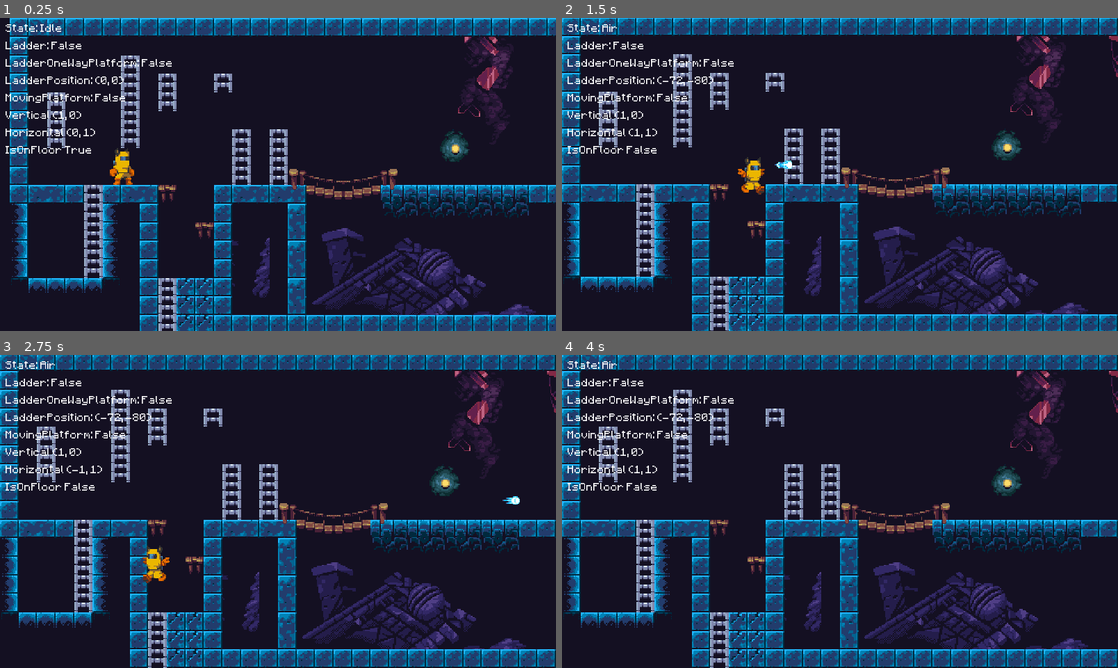
Above: before the commit, frames 1-4 (two rows, left to right).
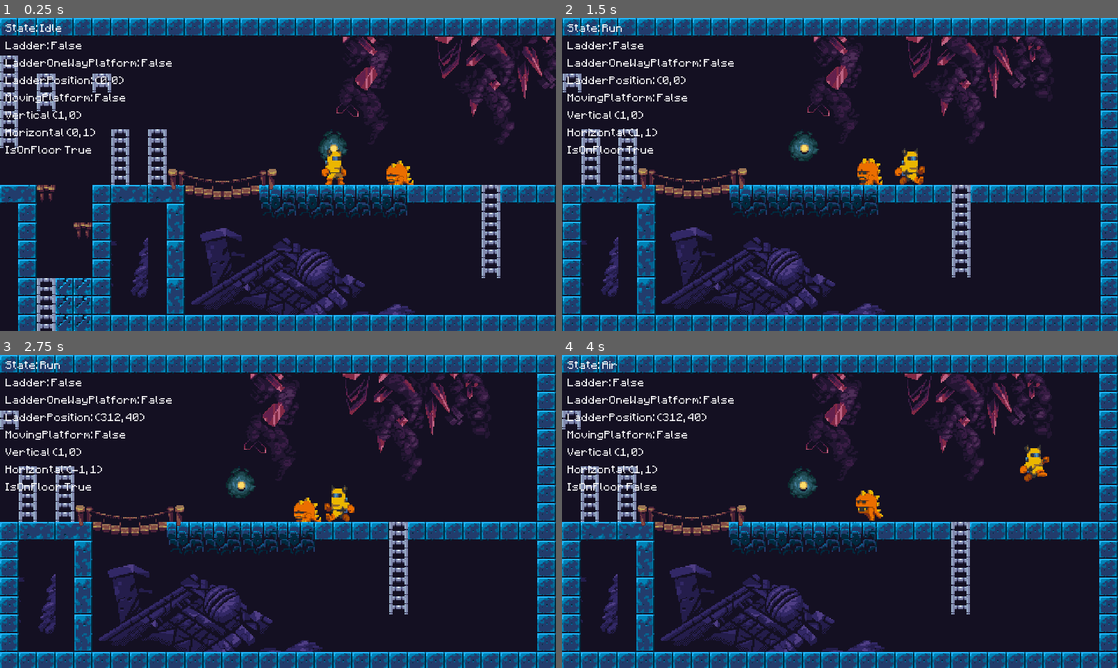
Above: after the commit, the same moments.

Repository: Levrault/philemon-adventure
Game: Godot game, scene res://src/MainDebug.tscn
The game is run twice, just before and just after one commit, with the same random seed, the same clock (stepped at 60 frames per second) and the same inputs.
Inputs (mouse positions are in pixels of both pictures, inside the frame that each line leads up to):
- Up to frame 1 (0.25 s): no input
- Up to frame 2 (1.5 s): tap Enter at 0.5 s; move the mouse to (962, 158) at 0.52 s; hold C (duck, bound only before the commit) 0.53-1.28 s; hold D (move_right) from 0.53 s (still down); click (962, 158) at 0.67 s; tap Space (jump) at 0.77 s; tap Shift (shoot) at 0.8, 1.35 s; move the mouse to (728, 190) at 1.27 s
- Up to frame 3 (2.75 s): tap Space (jump) at 1.52 s; tap Ctrl (slide, bound only before the commit) at 1.55 s; move the mouse to (333, 442) at 2.02 s; release D (move_right) at 2.03 s; hold A (move_left) from 2.03 s (still down); hold Ctrl (slide, bound only before the commit) from 2.03 s (still down); tap C (duck, bound only before the commit) at 2.3 s
- Up to frame 4 (4 s): move the mouse to (812, 574) at 2.77 s; release A (move_left) at 2.78 s; release Ctrl (slide, bound only before the commit) at 2.78 s; hold D (move_right) from 2.78 s (still down); tap C (duck, bound only before the commit) at 2.85 s; click (812, 574) at 2.92 s; tap Space (jump) at 3.02, 3.77 s; tap Shift (shoot) at 3.05 s; move the mouse to (1006, 558) at 3.52 s; hold Shift (shoot) from 3.53 s (still down); tap Ctrl (slide, bound only before the commit) at 3.8 s

The runs differ from the first frame. In frame 1, 36% of the frame differs, in the area x 0-100%, y 0-100%; in frame 2, 36%; in frame 3, 38%; in frame 4, 38%.

Commit message:
feat(enemies): add lizard

Diff:
--- a/project.godot
+++ b/project.godot
@@ -327,16 +327,6 @@
 "events": [ Object(InputEventKey,"resource_local_to_scene":false,"resource_name":"","device":0,"alt":false,"shift":false,"control":false,"meta":false,"command":false,"pressed":false,"scancode":0,"physical_scancode":16777237,"unicode":0,"echo":false,"script":null)
  ]
 }
-duck={
-"deadzone": 0.5,
-"events": [ Object(InputEventKey,"resource_local_to_scene":false,"resource_name":"","device":0,"alt":false,"shift":false,"control":false,"meta":false,"command":false,"pressed":false,"scancode":0,"physical_scancode":67,"unicode":0,"echo":false,"script":null)
- ]
-}
-slide={
-"deadzone": 0.5,
-"events": [ Object(InputEventKey,"resource_local_to_scene":false,"resource_name":"","device":0,"alt":false,"shift":false,"control":false,"meta":false,"command":false,"pressed":false,"scancode":0,"physical_scancode":16777238,"unicode":0,"echo":false,"script":null)
- ]
-}
 debug_spawn={
 "deadzone": 0.5,
 "events": [ Object(InputEventKey,"resource_local_to_scene":false,"resource_name":"","device":0,"alt":true,"shift":false,"control":false,"meta":false,"command":false,"pressed":false,"scancode":0,"physical_scancode":82,"unicode":0,"echo":false,"script":null)
--- /dev/null
+++ b/src/Enemies/Enemy.gd
@@ -0,0 +1 @@
+extends Actor
--- /dev/null
+++ b/src/Enemies/Enemy.tscn
@@ -0,0 +1,31 @@
+[gd_scene load_steps=6 format=2]
+
+[ext_resource path="res://src/Enemies/Enemy.gd" type="Script" id=1]
+[ext_resource path="res://src/Commons/Combat/Hitbox.gd" type="Script" id=2]
+[ext_resource path="res://src/Commons/Actor/Stats.tscn" type="PackedScene" id=3]
+
+[sub_resource type="RectangleShape2D" id=1]
+extents = Vector2( 9.5, 9.5 )
+
+[sub_resource type="RectangleShape2D" id=2]
+extents = Vector2( 10.5, 10 )
+
+[node name="Enemy" type="KinematicBody2D"]
+script = ExtResource( 1 )
+
+[node name="CollisionShape2D" type="CollisionShape2D" parent="."]
+position = Vector2( -0.5, -9.5 )
+shape = SubResource( 1 )
+
+[node name="Stats" parent="." instance=ExtResource( 3 )]
+max_health = 2.0
+
+[node name="Hitbox" type="Area2D" parent="."]
+position = Vector2( 1, -14.5 )
+collision_layer = 0
+collision_mask = 20
+script = ExtResource( 2 )
+
+[node name="CollisionShape2D" type="CollisionShape2D" parent="Hitbox"]
+position = Vector2( -1.5, 4.5 )
+shape = SubResource( 2 )
--- /dev/null
+++ b/src/Enemies/Lizard/Lizard.tscn
@@ -0,0 +1,9 @@
+[gd_scene load_steps=3 format=2]
+
+[ext_resource path="res://src/Enemies/Lizard/LizardSkin.tscn" type="PackedScene" id=1]
+[ext_resource path="res://src/Enemies/Enemy.tscn" type="PackedScene" id=2]
+
+[node name="Lizard" instance=ExtResource( 2 )]
+
+[node name="Skin" parent="." index="1" instance=ExtResource( 1 )]
+position = Vector2( 0, -16 )
--- /dev/null
+++ b/src/Enemies/Lizard/LizardSkin.tscn
@@ -0,0 +1,63 @@
+[gd_scene load_steps=6 format=2]
+
+[ext_resource path="res://src/Commons/Actor/ActorSkin.tscn" type="PackedScene" id=1]
+[ext_resource path="res://assets/characters/enemies/lizard.png" type="Texture" id=2]
+
+[sub_resource type="Animation" id=1]
+length = 0.001
+tracks/0/type = "value"
+tracks/0/path = NodePath("Sprite:frame")
+tracks/0/interp = 1
+tracks/0/loop_wrap = true
+tracks/0/imported = false
+tracks/0/enabled = true
+tracks/0/keys = {
+"times": PoolRealArray( 0 ),
+"transitions": PoolRealArray( 1 ),
+"update": 0,
+"values": [ 0 ]
+}
+
+[sub_resource type="Animation" id=3]
+resource_name = "attack"
+tracks/0/type = "value"
+tracks/0/path = NodePath("Sprite:frame")
+tracks/0/interp = 1
+tracks/0/loop_wrap = true
+tracks/0/imported = false
+tracks/0/enabled = true
+tracks/0/keys = {
+"times": PoolRealArray( 0, 0.2, 0.4, 0.6, 0.8 ),
+"transitions": PoolRealArray( 1, 1, 1, 1, 1 ),
+"update": 1,
+"values": [ 3, 4, 3, 4, 6 ]
+}
+
+[sub_resource type="Animation" id=2]
+resource_name = "idle"
+length = 1.4
+loop = true
+tracks/0/type = "value"
+tracks/0/path = NodePath("Sprite:frame")
+tracks/0/interp = 1
+tracks/0/loop_wrap = true
+tracks/0/imported = false
+tracks/0/enabled = true
+tracks/0/keys = {
+"times": PoolRealArray( 0, 0.2, 0.4, 0.6, 0.8, 1, 1.2 ),
+"transitions": PoolRealArray( 1, 1, 1, 1, 2, 0.5, 1 ),
+"update": 1,
+"values": [ 0, 1, 0, 1, 0, 2, 1 ]
+}
+
+[node name="LizardSkin" instance=ExtResource( 1 )]
+
+[node name="Sprite" parent="." index="0"]
+texture = ExtResource( 2 )
+hframes = 7
+
+[node name="AnimationPlayer" parent="." index="1"]
+autoplay = "idle"
+anims/RESET = SubResource( 1 )
+anims/attack = SubResource( 3 )
+anims/idle = SubResource( 2 )
--- a/src/MainDebug.tscn
+++ b/src/MainDebug.tscn
@@ -8,6 +8,7 @@
 [ext_resource path="res://assets/environment/back.png" type="Texture" id=6]
 [ext_resource path="res://assets/environment/far.png" type="Texture" id=7]
 [ext_resource path="res://src/Props/Ladder.tscn" type="PackedScene" id=8]
+[ext_resource path="res://src/Enemies/Lizard/Lizard.tscn" type="PackedScene" id=9]
 
 [sub_resource type="RectangleShape2D" id=1]
 resource_local_to_scene = true
@@ -79,6 +80,11 @@
 position = Vector2( 312, 40 )
 tiles_y_multiplier = 5
 
+[node name="Enemies" type="Node2D" parent="."]
+
+[node name="Lizard" parent="Enemies" instance=ExtResource( 9 )]
+position = Vector2( 232, 0 )
+
 [node name="Camera" parent="." instance=ExtResource( 5 )]
 offset = Vector2( 0, -10 )
 limit_left = -208
@@ -88,6 +94,6 @@
 limit_smoothed = true
 
 [node name="Player" parent="." instance=ExtResource( 1 )]
-position = Vector2( -112, 0 )
+position = Vector2( 176, 0 )
 
 [editable path="Props/Ladder"]
--- a/src/Player/Player.gd
+++ b/src/Player/Player.gd
@@ -2,7 +2,7 @@
 class_name Player
 
 enum CollisionType {
-	STANDING, DUCKING
+	STANDING, DUCKING, LADDER
 }
 
 const FLOOR_NORMAL := Vector2.UP
@@ -23,7 +23,6 @@
 
 onready var state_machine: StateMachine = $StateMachine
 onready var collider: CollisionShape2D = $CollisionShape2D
-onready var duck_collider: CollisionShape2D = $DuckCollisionShape2D
 onready var momentum := $Momentum
 onready var stats := $Stats
 onready var hitbox: Hitbox = $Hitbox as Hitbox
@@ -34,7 +33,6 @@
 
 func _ready() -> void:
 	skin = get_node("Skin")
-	switch_collision(CollisionType.STANDING)
 
 
 func connect_camera(camera: Camera2D) -> void:
@@ -51,20 +49,9 @@
 
 func set_is_active(value: bool) -> void:
 	is_active = value
-	if not collider:
-		return
-	collider.set_deferred("disabled", not value)
+	collider.set_deffered("disabled", true)
 
 
 func set_is_handling_input(value: bool) -> void:
 	state_machine.set_process_unhandled_input(value)
 	is_handling_input = value
-
-
-func switch_collision(type: int) -> void:
-	if type == CollisionType.DUCKING:
-		duck_collider.disabled = false
-		collider.disabled = true
-		return
-	duck_collider.disabled = true
-	collider.disabled = false
--- a/src/Player/Player.tscn
+++ b/src/Player/Player.tscn
@@ -17,10 +17,8 @@
 [ext_resource path="res://assets/audio/impact/sfx_sounds_impact1.wav" type="AudioStream" id=15]
 [ext_resource path="res://src/Player/Momentum.gd" type="Script" id=16]
 [ext_resource path="res://assets/audio/jingles/jingles_PIZZI07.ogg" type="AudioStream" id=17]
-[ext_resource path="res://src/Player/States/Move/Duck.gd" type="Script" id=18]
 [ext_resource path="res://src/Player/States/Spawn.gd" type="Script" id=19]
 [ext_resource path="res://src/Player/Muzzle.gd" type="Script" id=20]
-[ext_resource path="res://src/Player/States/Move/Slide.gd" type="Script" id=21]
 [ext_resource path="res://src/Player/States/Climbing.gd" type="Script" id=22]
 [ext_resource path="res://src/Player/DebugPlayerInfo.gd" type="Script" id=23]
 [ext_resource path="res://assets/theme/minecraftia_8.tres" type="DynamicFont" id=24]
@@ -31,7 +29,7 @@
 extents = Vector2( 7, 14.5 )
 
 [sub_resource type="RectangleShape2D" id=18]
-extents = Vector2( 7, 12 )
+extents = Vector2( 8, 15 )
 
 [sub_resource type="RayShape2D" id=15]
 length = 1.0
@@ -48,13 +46,8 @@
 script = ExtResource( 4 )
 
 [node name="CollisionShape2D" type="CollisionShape2D" parent="."]
-position = Vector2( 0.5, -14.5 )
+position = Vector2( 0, -14.5 )
 shape = SubResource( 14 )
-
-[node name="DuckCollisionShape2D" type="CollisionShape2D" parent="."]
-position = Vector2( 0.5, -12 )
-shape = SubResource( 18 )
-disabled = true
 
 [node name="Skin" parent="." instance=ExtResource( 1 )]
 
@@ -74,11 +67,12 @@
 [node name="Hitbox" type="Area2D" parent="."]
 position = Vector2( 1, -14.5 )
 collision_layer = 0
-collision_mask = 32
+collision_mask = 16
 script = ExtResource( 9 )
 
 [node name="CollisionShape2D" type="CollisionShape2D" parent="Hitbox"]
-shape = SubResource( 14 )
+position = Vector2( -1, -0.5 )
+shape = SubResource( 18 )
 
 [node name="MovingPlatformDetector" type="Area2D" parent="."]
 position = Vector2( 0, 1 )
@@ -97,7 +91,7 @@
 script = ExtResource( 25 )
 
 [node name="CollisionShape2D" type="CollisionShape2D" parent="LadderOneWayPlatformDetector"]
-position = Vector2( 1, 1.5 )
+position = Vector2( 0, 1.5 )
 shape = SubResource( 17 )
 
 [node name="WorldDetector" type="Area2D" parent="."]
@@ -121,26 +115,12 @@
 [node name="Idle" type="Node2D" parent="StateMachine/Move"]
 script = ExtResource( 8 )
 
-[node name="Duck" type="Node2D" parent="StateMachine/Move/Idle"]
-script = ExtResource( 18 )
-
 [node name="JumpInputBuffering" type="Timer" parent="StateMachine/Move/Idle"]
 wait_time = 0.15
 one_shot = true
 
 [node name="Run" type="Node2D" parent="StateMachine/Move"]
 script = ExtResource( 5 )
-
-[node name="Slide" type="Node2D" parent="StateMachine/Move"]
-script = ExtResource( 21 )
-
-[node name="Timer" type="Timer" parent="StateMachine/Move/Slide"]
-wait_time = 0.25
-one_shot = true
-
-[node name="Cooldown" type="Timer" parent="StateMachine/Move/Slide"]
-wait_time = 0.5
-one_shot = true
 
 [node name="Air" type="Node2D" parent="StateMachine/Move"]
 script = ExtResource( 7 )
--- a/src/Player/PlayerSkin.tscn
+++ b/src/Player/PlayerSkin.tscn
@@ -184,18 +184,18 @@
 
 [sub_resource type="Animation" id=11]
 resource_name = "shoot"
-length = 0.4
-tracks/0/type = "value"
-tracks/0/path = NodePath("Sprite:frame")
-tracks/0/interp = 1
-tracks/0/loop_wrap = true
-tracks/0/imported = false
-tracks/0/enabled = true
-tracks/0/keys = {
-"times": PoolRealArray( 0, 0.1, 0.2, 0.3 ),
+length = 0.6
+tracks/0/type = "value"
+tracks/0/path = NodePath("Sprite:frame")
+tracks/0/interp = 1
+tracks/0/loop_wrap = true
+tracks/0/imported = false
+tracks/0/enabled = true
+tracks/0/keys = {
+"times": PoolRealArray( 0, 0.4, 0.5, 0.6 ),
 "transitions": PoolRealArray( 1, 1, 1, 1 ),
 "update": 1,
-"values": [ 17, 18, 19, 20 ]
+"values": [ 20, 19, 18, 17 ]
 }
 
 [sub_resource type="Animation" id=12]
@@ -253,6 +253,8 @@
 anims/shoot = SubResource( 11 )
 anims/slide = SubResource( 12 )
 anims/spin = SubResource( 13 )
+next/run_shoot = "run"
+next/shoot = "idle"
 __meta__ = {
 "_editor_description_": ""
 }
--- a/src/Player/States/Climbing.gd
+++ b/src/Player/States/Climbing.gd
@@ -1,8 +1,8 @@
 extends State
 
-const FRAME_BUFFERING := 1
+const FRAME_BUFFERING := 2
 
-export var velocity := Vector2(0, 75)
+export var velocity := Vector2(0, 55)
 var frame := 0
 
 
--- a/src/Player/States/Move.gd
+++ b/src/Player/States/Move.gd
@@ -53,9 +53,6 @@
 		if event.is_action_pressed("jump"):
 			_state_machine.transition_to("Move/Air", {impulse = true})
 			return
-		if event.is_action_pressed("duck"):
-			_state_machine.transition_to("Move/Idle/Duck")
-			return
 
 	if owner.flag.ladder and not owner.flag.ladder_one_way_platform:
 		if event.is_action_pressed("move_up"):
--- a/src/Player/States/Move/Idle.gd
+++ b/src/Player/States/Move/Idle.gd
@@ -5,12 +5,8 @@
 
 func unhandled_input(event: InputEvent) -> void:
 	if event.is_action_pressed("shoot"):
-		owner.skin.connect("animation_finished", self, "_on_Skin_animation_finished")
+		owner.muzzle.shoot()
 		owner.skin.play("shoot")
-		return
-
-	if event.is_action_pressed("slide") and _parent.get_node("Slide").cooldown.is_stopped():
-		_state_machine.transition_to("Move/Slide")
 		return
 
 	_parent.unhandled_input(event)
@@ -38,9 +34,3 @@
 
 func exit() -> void:
 	_parent.exit()
-
-
-func _on_Skin_animation_finished(anim_name: String) -> void:
-	owner.skin.disconnect("animation_finished", self, "_on_Skin_animation_finished")
-	owner.muzzle.shoot()
-	owner.skin.play("idle")
--- a/src/Player/States/Move/Run.gd
+++ b/src/Player/States/Move/Run.gd
@@ -3,15 +3,9 @@
 
 func unhandled_input(event: InputEvent) -> void:
 	if event.is_action_pressed("shoot"):
-		owner.skin.connect("animation_finished", self, "_on_Skin_animation_finished")
 		owner.skin.play("run_shoot")
 		owner.muzzle.shoot()
 		return
-
-	if event.is_action_pressed("slide") and _parent.get_node("Slide").cooldown.is_stopped():
-		_state_machine.transition_to("Move/Slide", { max_force = true })
-		return
-
 	_parent.unhandled_input(event)
 
 
@@ -32,8 +26,3 @@
 
 func exit() -> void:
 	_parent.exit()
-
-
-func _on_Skin_animation_finished(anim_name: String) -> void:
-	owner.skin.disconnect("animation_finished", self, "_on_Skin_animation_finished")
-	owner.skin.play("run")
--- /dev/null
+++ b/src/Player/States/Move/Shoot.gd
@@ -0,0 +1,26 @@
+extends State
+
+
+func unhandled_input(event: InputEvent) -> void:
+	return
+
+
+func physics_process(delta: float) -> void:
+	_parent.physics_process(delta)
+
+
+func enter(msg: Dictionary = {}) -> void:
+	_parent.enter(msg)
+	_parent.velocity = Vector2.ZERO
+	owner.skin.play("shoot")
+	owner.skin.connect("animation_finished", self, "_on_Skin_animation_finished")
+
+
+func exit() -> void:
+	_parent.exit()
+
+
+func _on_Skin_animation_finished(anim_name: String) -> void:
+	owner.skin.disconnect("animation_finished", self, "_on_Skin_animation_finished")
+	owner.muzzle.shoot()
+	_state_machine.transition_to("Move/Idle")
--- a/src/Projectiles/Bullet.tscn
+++ b/src/Projectiles/Bullet.tscn
@@ -1,7 +1,8 @@
-[gd_scene load_steps=7 format=2]
+[gd_scene load_steps=9 format=2]
 
 [ext_resource path="res://assets/vfx/player-shoot.png" type="Texture" id=1]
 [ext_resource path="res://src/Projectiles/Bullet.gd" type="Script" id=2]
+[ext_resource path="res://src/Commons/Combat/DamageSource.gd" type="Script" id=3]
 
 [sub_resource type="CircleShape2D" id=5]
 radius = 5.0
@@ -69,6 +70,9 @@
 "values": [ 0, 1, 2, 3 ]
 }
 
+[sub_resource type="RectangleShape2D" id=6]
+extents = Vector2( 6, 5.5 )
+
 [node name="Bullet" type="Node2D"]
 script = ExtResource( 2 )
 
@@ -90,3 +94,11 @@
 anims/shoot = SubResource( 3 )
 
 [node name="VisibilityNotifier2D" type="VisibilityNotifier2D" parent="."]
+
+[node name="DamageSource" type="Area2D" parent="."]
+collision_layer = 32
+collision_mask = 32
+script = ExtResource( 3 )
+
+[node name="CollisionShape2D" type="CollisionShape2D" parent="DamageSource"]
+shape = SubResource( 6 )
Binary file removed: assets/characters/enemies/lizard-move.png
Binary file removed: assets/characters/enemies/lizard-shoot.png
Binary file added: assets/characters/enemies/lizard.png
Not shown, changed: assets/characters/enemies/lizard.png.import
Not shown: 1 places in src/MainDebug.tscn that only renumber resources
Not shown: 1 places in src/Player/Player.tscn that only renumber resources
